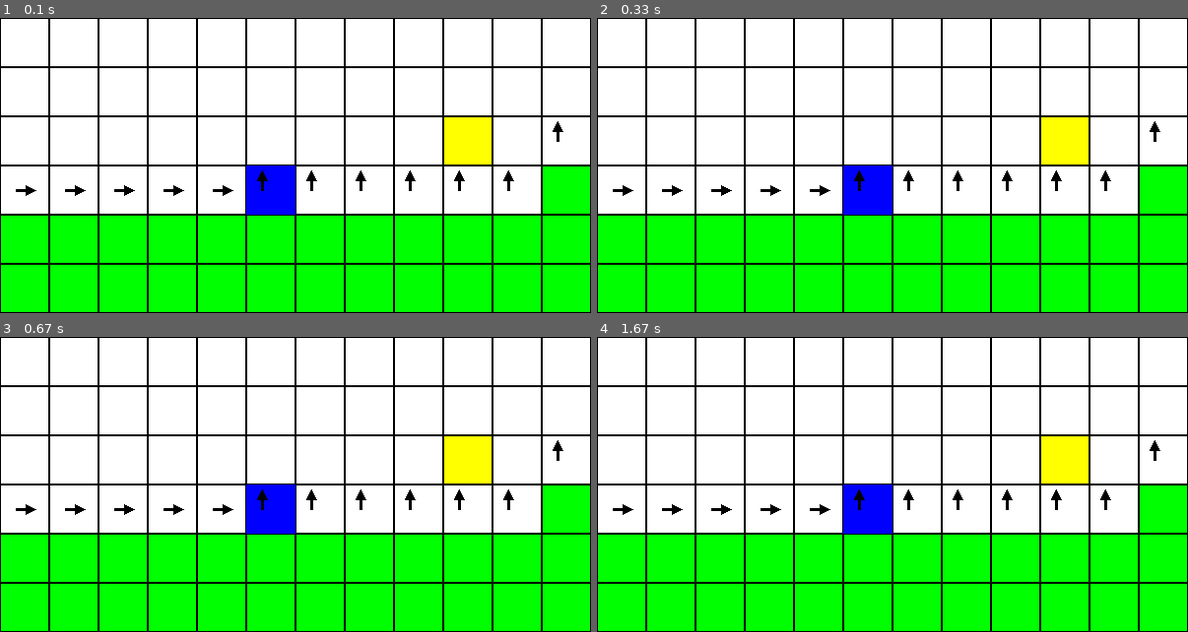
Above: before the commit, frames 1-4 (two rows, left to right).
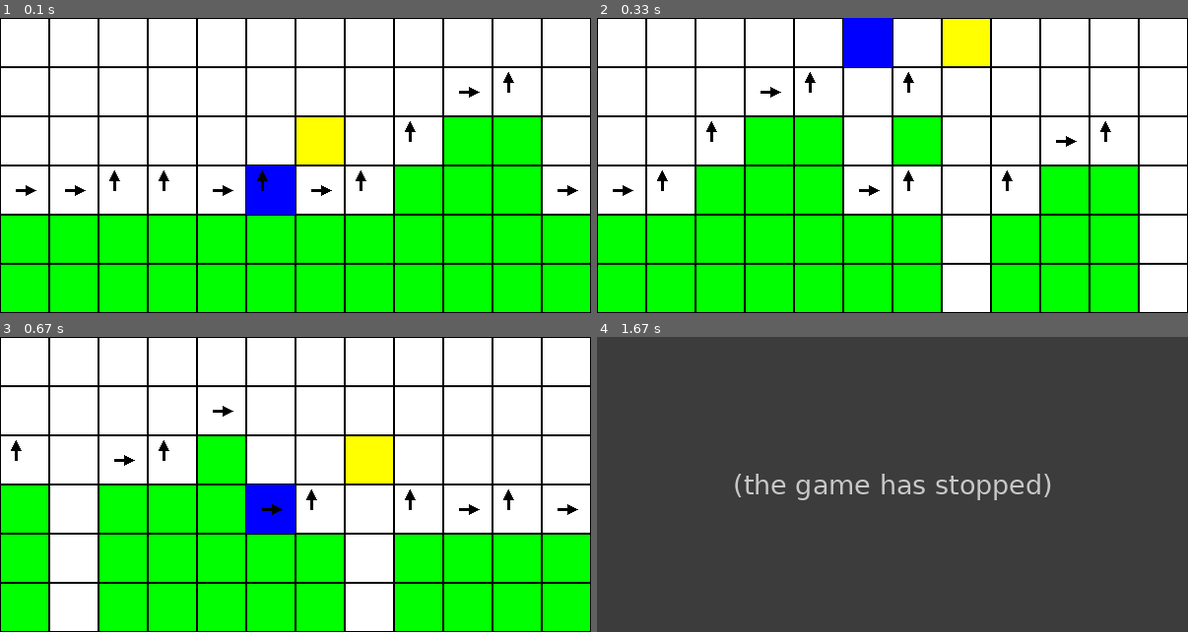
Above: after the commit, the same moments.

Repository: H4znow/marioBrossGame
Game: pygame game, started from main.py
Two runs of this game, one before a commit and one after it. Both use one fixed random seed, a clock stepped at 60 frames per second and the inputs below.
Inputs:
- Up to frame 1 (0.1 s): no input
- Up to frame 2 (0.33 s): no input
- Up to frame 3 (0.67 s): no input
- Up to frame 4 (1.67 s): no input

The runs differ from the first frame. In frame 1, 9.5% of the frame differs, in the area x 18-100%, y 18-67%; in frame 2, 22%; in frame 3, 16%; in frame 4, 100%, in the area x 0-100%, y 0-100%.
After the commit the program exited at 1.5 s; later frames show no game.

Commit message:
:sparkles: Added the ability to play the qtable
:art: Cleaning up the code

Diff:
--- a/bot_player.py
+++ b/bot_player.py
@@ -1,11 +1,18 @@
+from game import Game
+
 # ======================= Bot player part (TEST) =======================
 class BotPlayer():
-    def __init__(self, game) -> None:
+    def __init__(self, game: Game) -> None:
         self.game = game
-        self.play()
 
     def play(self) -> None:
         events = ["RIGHT", "RIGHT", "RIGHT", "JUMP", "JUMP", "JUMP", "RIGHT", "JUMP", "JUMP", "JUMP", "RIGHT", "JUMP", "RIGHT", "JUMP", "RIGHT", "JUMP", "RIGHT", "RIGHT", "RIGHT", "RIGHT", "JUMP", "JUMP", "RIGHT", "JUMP", "JUMP", "RIGHT", "RIGHT", "JUMP", "JUMP", "RIGHT", "JUMP", "RIGHT","RIGHT"]
 
         for event in events:
             self.game.new_event(event)
+
+        # Victory or defeat condition
+        if self.game.score == -100:
+            print("You've fallen into a hole!")
+        else:
+            print(f"You've won with {self.game.score} points!")
--- a/game.py
+++ b/game.py
@@ -4,7 +4,7 @@
 
 # ======================= Game part =======================
 class Game:
-    def __init__(self, start_pos, grid, print_game, qtable=False) -> None:
+    def __init__(self, start_pos, grid, print_game=False, qtable=False, wait_time=0.03) -> None:
         self.start_pos = copy.deepcopy(start_pos)
         self.player_pos = copy.deepcopy(start_pos)
         self.original_grid = copy.deepcopy(grid)
@@ -17,7 +17,7 @@
         self.running = True
 
         if (self.print_game):
-            self.pygame_print = PygamePrint(self, qtable)
+            self.pygame_print = PygamePrint(game=self, qtable=qtable, wait_time=wait_time)
             self.pygame_print.draw_grid()
 
     def move_player(self, dx, dy) -> None:
@@ -90,7 +90,7 @@
         self.grid = copy.deepcopy(self.original_grid)
 
         if (self.print_game):
-            self.pygame_print.__init__(self, self.pygame_print.qtable)
+            self.pygame_print.__init__(game=self, qtable=self.pygame_print.qtable, wait_time=self.pygame_print.wait_timee)
             self.pygame_print.draw_grid()
 
     def step(self, action) -> tuple:
@@ -106,7 +106,7 @@
         return random.randint(0, 1)
 
     # Return all valid moves
-    def get_possible_moves(self):
+    def get_possible_moves(self) -> list:
         possible_moves = []
 
         if self.grid[self.player_pos[0]][self.player_pos[1] + 1] in {0, 5, 333}:  # Right is possible
@@ -118,11 +118,11 @@
         return possible_moves
 
     # Return a deep copy of the game state for simulation
-    def copy(self):
+    def copy(self) -> object:
         return Game(copy.deepcopy(self.player_pos), copy.deepcopy(self.grid), False)
 
     # Reward system for win, loss, or intermediate steps
-    def get_reward(self):
+    def get_reward(self) -> float:
         if not self.running:
             return self.score + (self.player_pos[1] - self.start_pos[1]) / 100  # There's also a reward for getting around  # The score is already set on victory/loss
 
--- a/human_player.py
+++ b/human_player.py
@@ -1,14 +1,14 @@
 import pygame
 import time
 
+from game import Game
+
 # ======================= Human player part =======================
 class HumanPlayer():
-    def __init__(self, game) -> None:
+    def __init__(self, game: Game) -> None:
         self.game = game
         self.last_time = time.time()
-        self.wait_time = self.game.pygame_print.WAIT_TIME
-
-        self.play()
+        self.wait_time = self.game.pygame_print.wait_time
 
     def play(self) -> None:
         while self.game.running:
@@ -25,10 +25,10 @@
                     if event.type == pygame.KEYDOWN:
                         if event.key == pygame.K_RIGHT: # Move to the right
                             self.game.new_event("RIGHT")
-                            self.wait_time = self.game.pygame_print.WAIT_TIME
+                            self.wait_time = self.game.pygame_print.wait_time
                         elif event.key == pygame.K_UP: # Jump
                             self.game.new_event("JUMP")
-                            self.wait_time = self.game.pygame_print.WAIT_TIME * 2
+                            self.wait_time = self.game.pygame_print.wait_time * 2
 
                 if self.game.running:
                     # Delete other events that are too fast
--- a/main.py
+++ b/main.py
@@ -1,8 +1,9 @@
 from game import Game
+from human_player import HumanPlayer
 from bot_player import BotPlayer
-from human_player import HumanPlayer
+from mcts_player import MCTSPlayer
 from q_learning_player import QLearningPlayer
-from mcts_player import MCTSPlayer
+from q_table_player import QTablePlayer
 
 # ======================= Main part =======================
 
@@ -20,12 +21,20 @@
 player_pos = [3, 5]
 
 # print_game always true for HumanPlayer
-# game = Game(player_pos, grid, True, False)
-# player = MCTSPlayer(game)
+game = Game(player_pos, grid, True, True)
 
-game = Game(player_pos, grid, True, True)
-player = HumanPlayer(game)
+# human = HumanPlayer(game)
+# human.play()
+
+# bot = BotPlayer(game)
+# bot.play()
+
+# mcts = MCTSPlayer(game)
+# mcts.play()
+
+q_table = QTablePlayer(game)
+q_table.play()
 
 # game = Game(player_pos, grid, False, False)
-# player = QLearningPlayer(game)
-# player.train(1000)
+# q_learning = QLearningPlayer(game)
+# q_learning.train(1000)
--- a/mcts_player.py
+++ b/mcts_player.py
@@ -1,9 +1,11 @@
 import math
 import random
 
+from game import Game
+
 # ======================= MCTS player part =======================
 class MCTSPlayer:
-    def __init__(self, game, iterations=20, exploration_weight=1.4):
+    def __init__(self, game: Game, iterations=20, exploration_weight=1.4):
         self.game = game
         self.iterations = iterations  # Number of iterations for MCTS
         self.exploration_weight = exploration_weight  # Exploration/exploitation balance weight
@@ -11,10 +13,7 @@
         self.N = {}  # Number of visits to each state
         self.children = {}  # List of possible moves for each state
 
-        # Main game play
-        self.play()
-
-    def choose(self):
+    def choose(self) -> str:
         # Perform MCTS to select the best move
         for _ in range(self.iterations):
             self.run_simulation()
@@ -31,7 +30,7 @@
 
         return best_move
 
-    def run_simulation(self):
+    def run_simulation(self) -> None:
         # Start from a copy of the current game state
         simulation_game = self.game.copy()
         path = []
@@ -69,7 +68,7 @@
                 self.N[(state, move)] = 1
                 self.Q[(state, move)] = reward
 
-    def select_move(self, state):
+    def select_move(self, state) -> str:
         # Upper Confidence Bound for Trees (UCT)
         total_visits = sum(self.N.get((state, move), 0) for move in self.children[state])
         log_total_visits = math.log(total_visits + 1)
@@ -87,7 +86,7 @@
         # Return the move with the highest UCT value
         return max(self.children[state], key=uct)
 
-    def simulate_to_end(self, game):
+    def simulate_to_end(self, game) -> float:
         # Simulate random moves until the game ends and return the final reward
         while game.running:
             possible_moves = game.get_possible_moves()
@@ -100,11 +99,11 @@
 
         return game.get_reward()
 
-    def serialize(self, game):
+    def serialize(self, game) -> tuple:
         # Serialize the game state as a string (player position + grid)
         return (tuple(game.player_pos), tuple(tuple(row) for row in game.grid))
 
-    def play(self):
+    def play(self) -> None:
         # Keep playing while the game is still running
         while self.game.running:
             # Run MCTS to determine the next move
--- a/pygame_print.py
+++ b/pygame_print.py
@@ -4,7 +4,7 @@
 
 # ======================= Print game part =======================
 class PygamePrint():
-    def __init__(self, game, qtable=False) -> None:
+    def __init__(self, game, qtable=False, wait_time=0.03) -> None:
         self.game = game
         self.WIDTH, self.HEIGHT = 600, 300
         self.CELL_SIZE = 50
@@ -14,20 +14,20 @@
         self.FILLED_DEFAULT_COLOR = (0, 255, 0)
         self.FILLED_PIECE_COLOR = (255, 255, 0)
         self.FILLED_PLAYER_COLOR = (0, 0, 255)
-        self.WAIT_TIME = 0.03
+        self.wait_time = wait_time
         self.qtable = qtable
 
         pygame.init()
         self.window = pygame.display.set_mode((self.WIDTH, self.HEIGHT))
         pygame.display.set_caption("Mario Bros")
 
-    def draw_arrow(self, direction, x, y):
+    def draw_arrow(self, direction, x, y) -> None:
         center = (x + self.CELL_SIZE // 3, y + self.CELL_SIZE // 2)
 
-        if direction[0] < direction[1]:
+        if direction[0] < direction[1]: # Jump
             pygame.draw.line(self.window, self.BLACK, center, (center[0], center[1] - 15), 3)
             pygame.draw.polygon(self.window, self.BLACK, [(center[0], center[1] - 20), (center[0] - 5, center[1] - 10), (center[0] + 5, center[1] - 10)])
-        else:
+        else: # Right
             pygame.draw.line(self.window, self.BLACK, center, (center[0] + 15, center[1]), 3)
             pygame.draw.polygon(self.window, self.BLACK, [(center[0] + 20, center[1]), (center[0] + 10, center[1] - 5), (center[0] + 10, center[1] + 5)])
 
@@ -70,7 +70,7 @@
             self.draw_arrow(qtable[self.game.player_pos[1]], player_x, player_y)
 
         pygame.display.update()  # Update the display
-        time.sleep(self.WAIT_TIME)
+        time.sleep(self.wait_time)
 
     def quit(self) -> None:
         pygame.quit()
--- a/q_learning_player.py
+++ b/q_learning_player.py
@@ -1,5 +1,6 @@
 import numpy as np
 import random
+
 from game import Game
 
 class QLearningPlayer:
@@ -19,17 +20,18 @@
 
         self.state = self.get_state()
 
-    def get_state(self):
+    def get_state(self) -> int:
         return self.game.get_state()
 
     def choose_action(self):
         if random.uniform(0, 1) < self.exploration_rate:
             return self.game.get_random_action()
-        else:
-            state = self.state
-            return np.argmax(self.q_table[state])
 
-    def update_q_table(self, action, reward, next_state, penalty=1):
+        state = self.state
+
+        return np.argmax(self.q_table[state])
+
+    def update_q_table(self, action, reward, next_state, penalty=1) -> None:
         state = self.state
         max_future_q = np.max(self.q_table[next_state])
         current_q = self.q_table[state][action]
@@ -40,18 +42,21 @@
         # Q-learning formula with penalty
         self.q_table[state][action] = (1 - self.learning_rate) * current_q + self.learning_rate * (adjusted_reward + self.discount_factor * max_future_q)
 
-    def play_step(self):
+    def play_step(self) -> bool:
         action = self.choose_action()
         reward, done = self.game.step(action)
+
         if done :
             print("reward: ", reward)
+
         next_state = self.get_state()
         self.update_q_table(action, reward, next_state)
         self.state = next_state
+
         return done
 
 
-    def train(self, episodes):
+    def train(self, episodes) -> None:
         self.exploration_decay = 1 / episodes
 
         for episode in range(episodes):
@@ -60,10 +65,13 @@
             print(f"Episode {episode}")
             self.state = self.game.start_pos[1]
             done = False
+
             while not done:
+
                 done = self.play_step()
             self.save_q_table("q_table.npy")
+
         print(self.q_table)
 
-    def save_q_table(self, filename):
+    def save_q_table(self, filename) -> None:
         np.save(filename, self.q_table)
--- /dev/null
+++ b/q_table_player.py
@@ -0,0 +1,23 @@
+import numpy as np
+
+from game import Game
+
+# ======================= Qtable player part (TEST) =======================
+class QTablePlayer():
+    def __init__(self, game: Game) -> None:
+        self.game = game
+
+    def play(self) -> None:
+        qtable = np.load("q_table.npy")
+
+        while self.game.running:
+            event = qtable[self.game.player_pos[1]]
+
+            new_event = "JUMP" if event[0] < event[1] else "RIGHT"
+            self.game.new_event(new_event)
+
+        # Victory or defeat condition
+        if self.game.score == -100:
+            print("You've fallen into a hole!")
+        else:
+            print(f"You've won with {self.game.score} points!")
Binary file changed: q_table.npy
